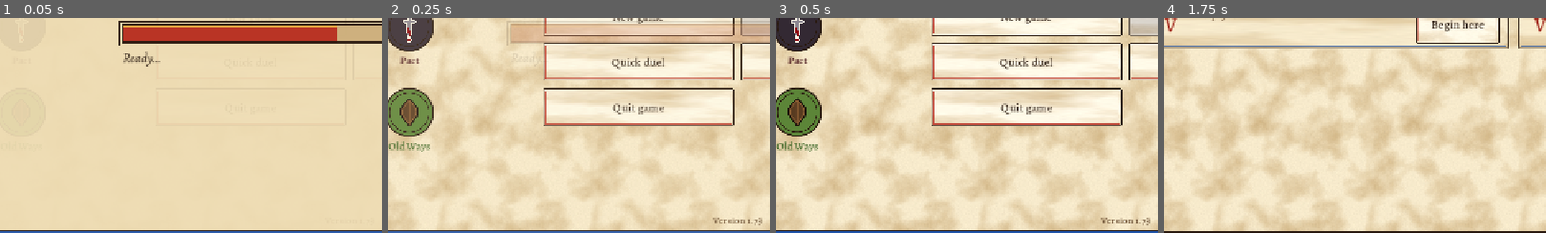
Above: before the commit, frames 1-4 (left to right).
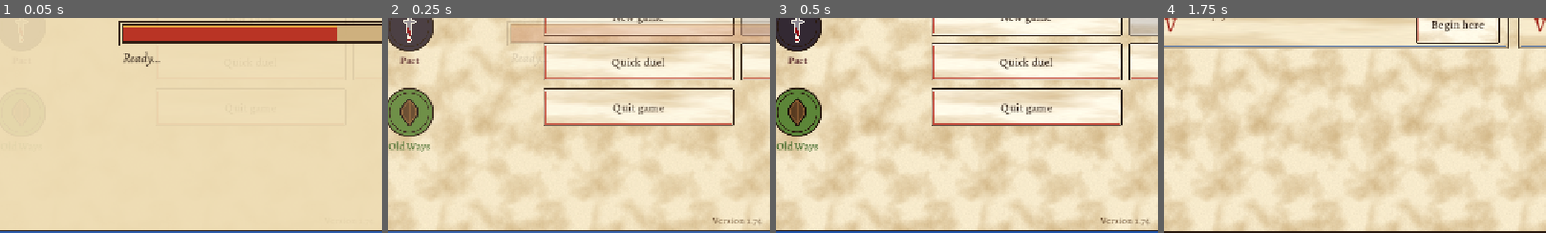
Above: after the commit, the same moments.

Repository: cavaleirobrancopensante/TCG-RPG
Game: Godot game, scene res://scenes/main.tscn
The game is run twice, just before and just after one commit, with the same random seed, the same clock (stepped at 60 frames per second) and the same inputs.
Inputs:
- Up to frame 1 (0.05 s): no input
- Up to frame 2 (0.25 s): no input
- Up to frame 3 (0.5 s): no input
- Up to frame 4 (1.75 s): click "New game" at 0.5 s; click "New game" at 1.25 s
The pictures show only the part of the screen within x 4-54%, y 48-98%; the shares and areas given below are measured in that part.

The runs differ from the first frame. In frame 2, 0.1% of the frame differs, in the area x 85-98%, y 92-97%; in frame 3, 0.1%; in frame 4, nothing differs.

Commit message:
1.74: a searchable picker for choosing from a library (the Index)
Co-Authored-By: Claude Opus 5.5 <noreply@anthropic.com>
Claude-Session: https://claude.ai/code/session_01HitH66itUkjde1DxHgtaC5

Diff:
--- a/project.godot
+++ b/project.godot
@@ -12,7 +12,7 @@
 
 config/name="TCG-RPG"
 config/description="A card-battle RPG: MTG-style rules, Yu-Gi-Oh!-style summons, open world."
-config/version="1.73"
+config/version="1.74"
 run/main_scene="res://scenes/main.tscn"
 config/features=PackedStringArray("4.7", "GL Compatibility")
 boot_splash/bg_color=Color(0.93, 0.86, 0.7, 1)
--- a/scripts/battle/battle_scene.gd
+++ b/scripts/battle/battle_scene.gd
@@ -1520,6 +1520,115 @@
 
 
 signal _picked(result)
+signal _list_picked(id: String)
+
+
+## Choose one card from a long list (a whole library): miniature cards in a scrolling grid,
+## with a search by name and tabs by type, like the deck builder. Tap a card to select it,
+## hold it to read it, Choose to confirm. `counts`: copies of each, shown on the card.
+func _pick_from_list(head: String, note_text: String, ids: Array, counts: Dictionary = {}) -> String:
+	var dim := ColorRect.new()
+	dim.name = "ListPicker"
+	dim.color = Color(0, 0, 0, 0.6)
+	UIKit.full_rect(dim)
+	add_child(dim)
+	var vp := get_viewport_rect().size
+	var panel := _centered_panel(dim)
+	panel.custom_minimum_size = Vector2(minf(1100.0, vp.x - 30.0), minf(660.0, vp.y - 30.0))
+	var v := VBoxContainer.new()
+	v.add_theme_constant_override("separation", UIKit.SP_1)
+	panel.add_child(v)
+	var t := UIKit.title(head, UIKit.FS_HEADING)
+	v.add_child(t)
+	var note := UIKit.label(note_text, UIKit.FS_SECONDARY, UIKit.TEXT, true)
+	v.add_child(note)
+	var bar := HBoxContainer.new()
+	bar.add_theme_constant_override("separation", UIKit.SP_1)
+	v.add_child(bar)
+	var search := LineEdit.new()
+	search.placeholder_text = I18n.t("Search by name")
+	search.custom_minimum_size = Vector2(260, UIKit.TARGET)
+	search.clear_button_enabled = true
+	bar.add_child(search)
+	# tabs: All, then each type present, with how many there are
+	var kinds := ["All"]
+	for id in ids:
+		var tn := CardView.type_name(CardDB.get_card(id))
+		if not kinds.has(tn):
+			kinds.append(tn)
+	var state := {"kind": "All", "sel": ""}
+	var tabs: Array = []
+	var sc := ScrollContainer.new()
+	sc.size_flags_vertical = Control.SIZE_EXPAND_FILL
+	sc.horizontal_scroll_mode = ScrollContainer.SCROLL_MODE_DISABLED
+	v.add_child(sc)
+	var ds := DragScroll.attach(self, sc)
+	var grid := GridContainer.new()
+	grid.add_theme_constant_override("h_separation", UIKit.SP_1)
+	grid.add_theme_constant_override("v_separation", UIKit.SP_1)
+	sc.add_child(grid)
+	var scale := 0.62
+	grid.columns = maxi(1, int((panel.custom_minimum_size.x - 40.0) / (CardView.BASE.x * scale + UIKit.SP_1)))
+	var views := {}
+	var row := HBoxContainer.new()
+	row.add_theme_constant_override("separation", UIKit.GAP)
+	row.alignment = BoxContainer.ALIGNMENT_END
+	var choose := UIKit.primary_button(I18n.t("Choose"), func():
+		if state["sel"] != "":
+			var picked := String(state["sel"])
+			dim.queue_free()
+			_list_picked.emit(picked), 200)
+	choose.name = "ChooseCard"
+	choose.disabled = true
+	var refill := func():
+		var q := search.text.strip_edges().to_lower()
+		for id in views:
+			var c := CardDB.get_card(id)
+			var nm := I18n.t(String(c.get("name", id))).to_lower()
+			var ok: bool = (state["kind"] == "All" or CardView.type_name(c) == state["kind"]) and (q == "" or nm.contains(q))
+			views[id].visible = ok
+	for k in kinds:
+		var kk: String = k
+		var n := ids.size() if kk == "All" else ids.filter(func(x): return CardView.type_name(CardDB.get_card(x)) == kk).size()
+		var b := _btn("%s (%d)" % [I18n.t(kk), n], func():
+			state["kind"] = kk
+			for tb in tabs:
+				tb.button_pressed = tb.get_meta("kind") == kk
+			refill.call(), 110)
+		b.toggle_mode = true
+		b.button_pressed = kk == "All"
+		b.set_meta("kind", kk)
+		tabs.append(b)
+		bar.add_child(b)
+	search.text_changed.connect(func(_t): refill.call())
+	for id in ids:
+		var box := Control.new()
+		box.custom_minimum_size = CardView.BASE * scale
+		var cv := CardView.create(id, scale)
+		box.add_child(cv)
+		var n2 := int(counts.get(id, 0))
+		if n2 > 1:
+			var lb := UIKit.label("×%d" % n2, UIKit.FS_BODY, Tapestry.WHITE)
+			lb.add_theme_color_override("font_outline_color", Tapestry.INK)
+			lb.add_theme_constant_override("outline_size", 6)
+			lb.position = Vector2(8, CardView.BASE.y * scale - 34)
+			lb.mouse_filter = Control.MOUSE_FILTER_IGNORE
+			box.add_child(lb)
+		var idd: String = id
+		cv.tapped.connect(func(_c):
+			if ds.dragged:
+				return
+			state["sel"] = idd
+			choose.disabled = false
+			choose.text = I18n.t("Choose") + ": " + CardFace.fit(_card_name(idd), Tapestry.font("book"), UIKit.FS_BODY, 240)
+			for other in views:
+				views[other].get_child(0).modulate = Color(1, 1, 1) if other == idd else Color(0.72, 0.72, 0.72))
+		cv.long_pressed.connect(func(_c): CardViewer.open(self, ids.duplicate(), ids.find(idd)))
+		views[id] = box
+		grid.add_child(box)
+	v.add_child(row)
+	row.add_child(choose)
+	return await _list_picked
 
 
 ## Ask the player to choose among cards. mode "one": returns an index. mode "foresight":
@@ -1663,8 +1772,11 @@
 				st.index_choose(0, who, "")
 				return
 			var head2 := I18n.t("Your library") if mine else I18n.t("%s's library") % st.side(1).name
-			var pick3 = await _pick_cards(head2, I18n.t("Choose the card to condemn: that player exiles it and every card with the same name from his hand, library and graveyard, then creates a Testimony for each."), lib)
-			st.index_choose(0, who, String(lib[clampi(int(pick3), 0, lib.size() - 1)]))
+			var counts := {}
+			for lid in st.side(who).deck:
+				counts[lid] = int(counts.get(lid, 0)) + 1
+			var pick3: String = await _pick_from_list(head2, I18n.t("Choose the card to condemn: that player exiles it and every card with the same name from his hand, library and graveyard, then creates a Testimony for each."), lib, counts)
+			st.index_choose(0, who, pick3 if pick3 != "" else String(lib[0]))
 			return
 		var opts := st.hand_choices(1)
 		if opts.is_empty():
--- a/tests/battlefield_shots.gd
+++ b/tests/battlefield_shots.gd
@@ -88,4 +88,11 @@
 		"proto_c_keeper", "proto_c_pilgrim", "proto_c_thurifer", "land_sanctum"]
 	b.refresh()
 	await _shot("crowded")
+	# the Index: a whole library to choose from, with search and type tabs
+	var lib := st.library_choices(1)
+	var counts := {}
+	for lid in st.side(1).deck:
+		counts[lid] = int(counts.get(lid, 0)) + 1
+	b._pick_from_list("Prototype: Pact's library", "Choose the card to condemn: that player exiles it and every card with the same name from his hand, library and graveyard, then creates a Testimony for each.", lib, counts)
+	await _shot("index")
 	get_tree().quit()
Not shown, changed: README.md
